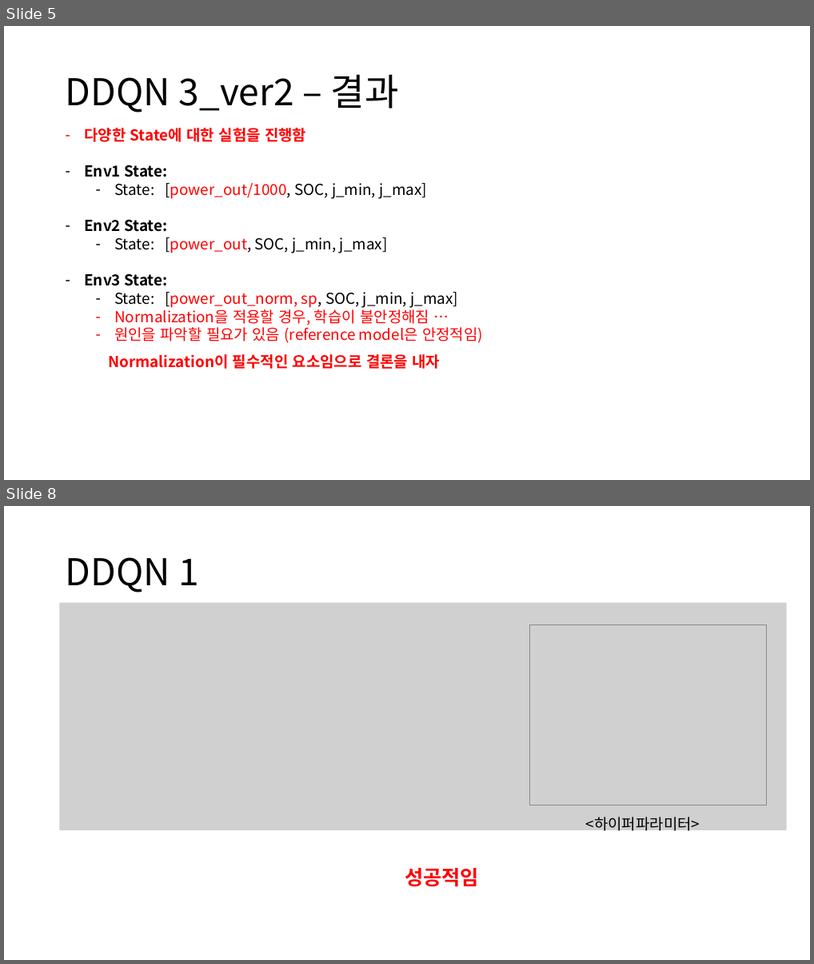
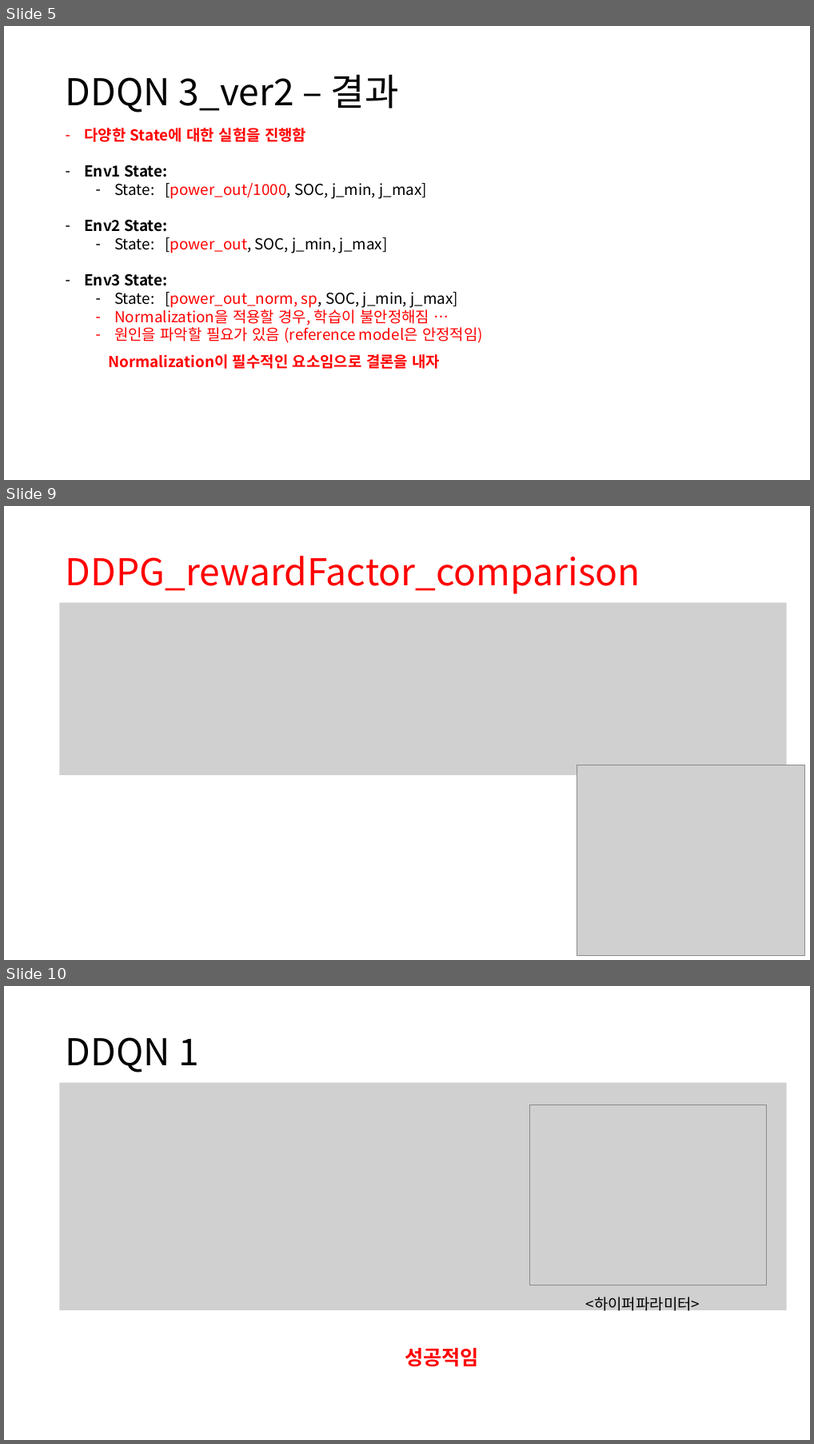
Before and after one commit to zidane89/experiment, a slide deck: 실험정리.pptx. Shown one above the other, each under a label of ours: slides 5 and 8 before the commit, slides 5, 9 and 10 after it; the slides between them are not shown. The pictures are 814x964 and 814x1444 pixels, drawn with LibreOffice and Linux fonts; fonts in the diff are those of the drawing; grey boxes stand for pictures. Boxes give left, top, right and bottom in pixels: in the first picture for what was removed or moved away, otherwise in the second. Text is boxed around its words. In the diff, an @@ line names an element or a change of style, - is before the commit and + after.

```diff
--- a/실험정리.pptx
+++ b/실험정리.pptx
@@ slide 9 added at <box>4,506,810,960</box>, background #FFFFFF @@
@@ title added at <box>66,556,641,594</box>, 44 pt, text #FF0000 @@
+DDPG_rewardFactor_comparison
@@ picture added at <box>60,603,787,776</box> @@
@@ picture added at <box>578,765,805,956</box> @@
@@ what was slide 8 is now slide 10 @@
```
Also in this commit, not shown: 7 slides changed, 1 other slide added.
